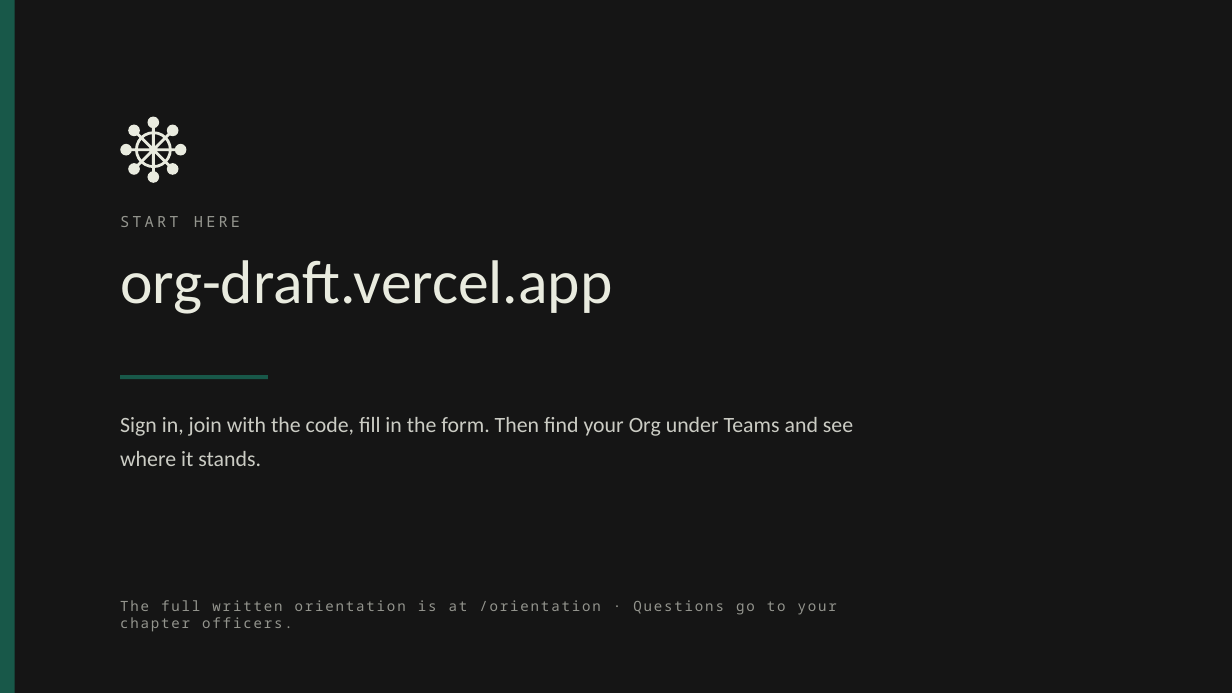
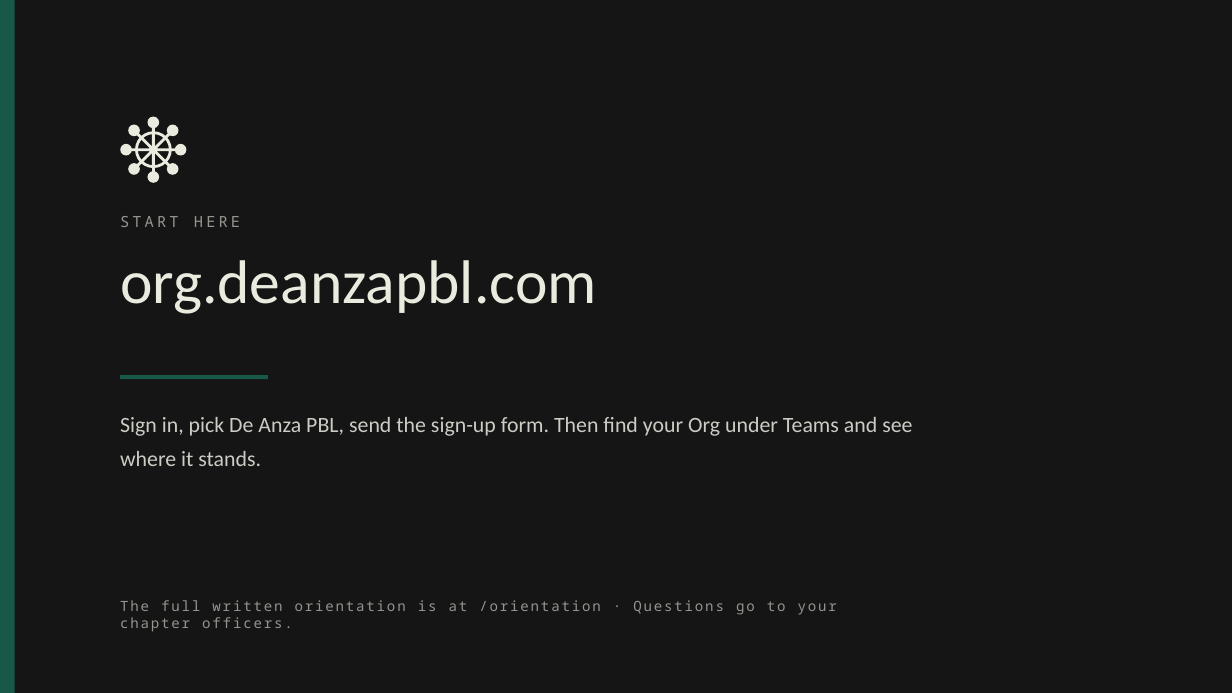
Before and after one commit to Slifronic/org-draft, a slide deck: slide 16 of slides/PBL-orientation.pptx. Drawn at 1232x693 pixels with LibreOffice and Linux fonts; fonts in the diff are those of the drawing. Boxes give left, top, right and bottom in pixels: in the first picture for what was removed or moved away, otherwise in the second. Text is boxed around its words. In the diff, an @@ line names an element or a change of style, - is before the commit and + after.

```diff
--- a/slides/PBL-orientation.pptx
+++ b/slides/PBL-orientation.pptx
@@ text at box(120, 260, 597, 314): text changed @@
-org-draft.vercel.app
+org.deanzapbl.com
@@ text at box(120, 417, 912, 466): text changed @@
-Sign in, join with the code, fill in the form. Then find your Org under Teams and see where it stands.
+Sign in, pick De Anza PBL, send the sign-up form. Then find your Org under Teams and see where it stands.
```
Also in this commit, not shown: 3 other slides changed, 34 other files.
